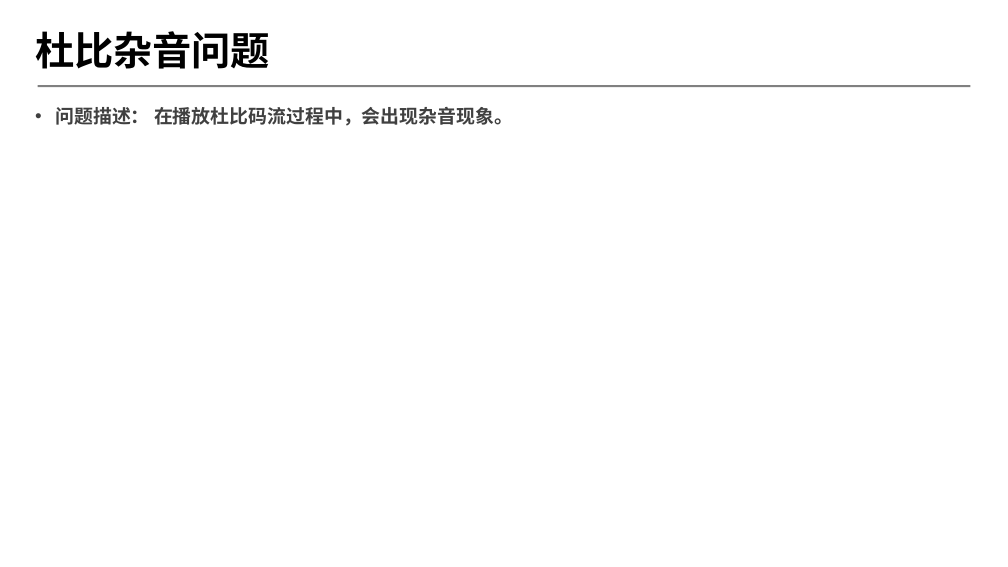
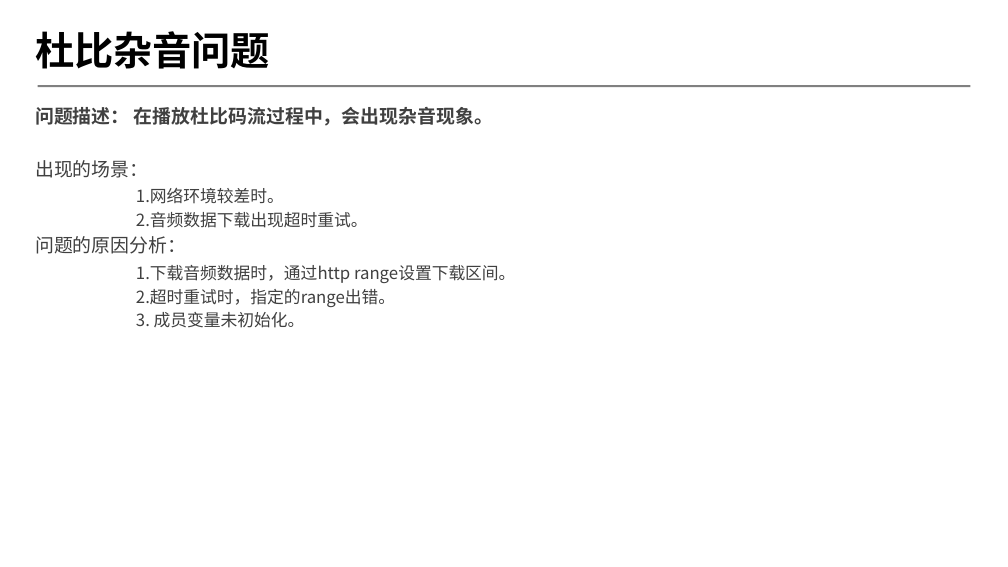
Before and after one commit to byrgyj/Document, a slide deck: slide 9 of ISO_IEC_Document/mpegts/ppt/2018-第四季度季度会报告.pptx. Drawn at 1008x567 pixels with LibreOffice and Linux fonts; fonts in the diff are those of the drawing; background and template pictures are left out. Boxes give left, top, right and bottom in pixels: in the first picture for what was removed or moved away, otherwise in the second. Text is boxed around its words. In the diff, an @@ line names an element or a change of style, - is before the commit and + after.

```diff
--- a/ISO_IEC_Document/mpegts/ppt/2018-第四季度季度会报告.pptx
+++ b/ISO_IEC_Document/mpegts/ppt/2018-第四季度季度会报告.pptx
@@ text at [35,107,493,126]: bullet • to none @@
@@ text at [35,160,515,328]: paragraphs added @@
+出现的场景：
+1.网络环境较差时。
+2.音频数据下载出现超时重试。
+问题的原因分析：
+1.下载音频数据时，通过http range设置下载区间。
+2.超时重试时，指定的range出错。
+3. 成员变量未初始化。
```
Also in this commit, not shown: 5 other slides changed, 2 slides added.
